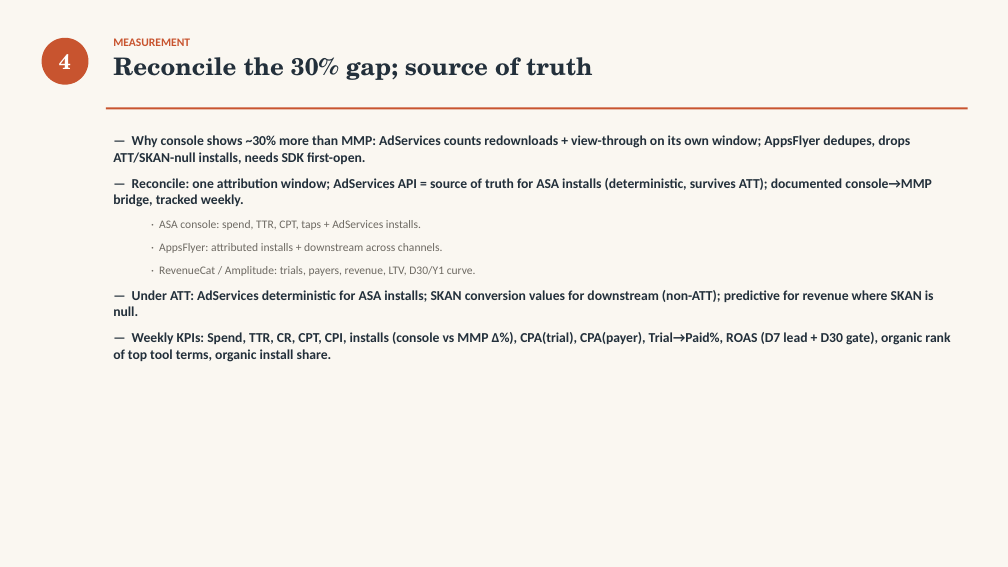
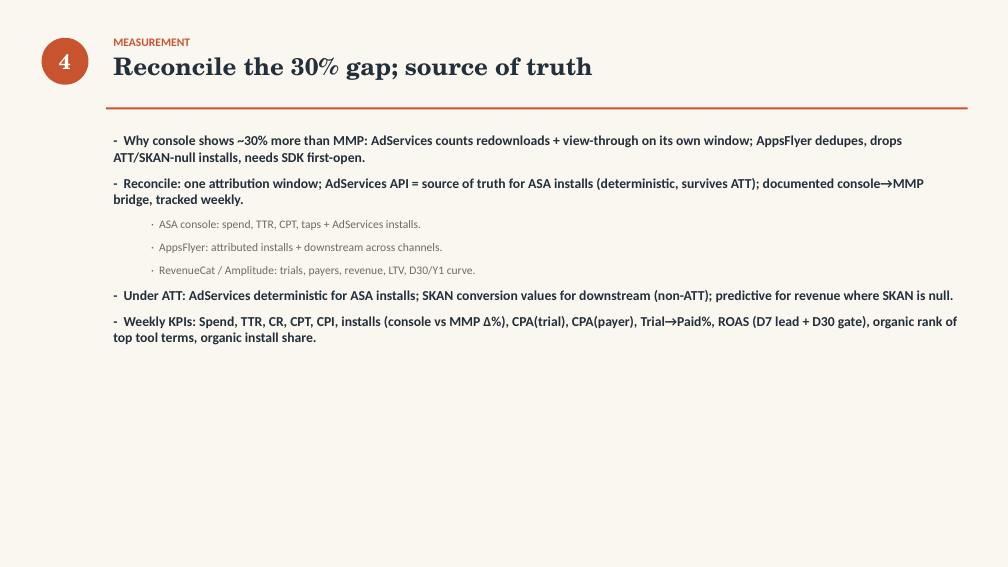
Before and after one commit to Xtrd-txt/asotraff, a slide deck: slide 8 of outputs/touchretouch-testtask/v2/TouchRetouch_Deck.pptx. Drawn at 1008x567 pixels with LibreOffice and Linux fonts; fonts in the diff are those of the drawing. Boxes give left, top, right and bottom in pixels: in the first picture for what was removed or moved away, otherwise in the second. Text is boxed around its words. In the diff, an @@ line names an element or a change of style, - is before the commit and + after.

```diff
--- a/outputs/touchretouch-testtask/v2/TouchRetouch_Deck.pptx
+++ b/outputs/touchretouch-testtask/v2/TouchRetouch_Deck.pptx
@@ text at (113, 135, 924, 207): text changed @@
-— Why console shows ~30% more than MMP: AdServices counts redownloads + view-through on its own window; AppsFlyer dedupes, drops ATT/SKAN-null installs, needs SDK first-open.
-— Reconcile: one attribution window; AdServices API = source of truth for ASA installs (deterministic, survives ATT); documented console→MMP bridge, tracked weekly.
+- Why console shows ~30% more than MMP: AdServices counts redownloads + view-through on its own window; AppsFlyer dedupes, drops ATT/SKAN-null installs, needs SDK first-open.
+- Reconcile: one attribution window; AdServices API = source of truth for ASA installs (deterministic, survives ATT); documented console→MMP bridge, tracked weekly.
@@ text at (113, 290, 958, 345): text changed @@
-— Under ATT: AdServices deterministic for ASA installs; SKAN conversion values for downstream (non-ATT); predictive for revenue where SKAN is null.
-— Weekly KPIs: Spend, TTR, CR, CPT, CPI, installs (console vs MMP Δ%), CPA(trial), CPA(payer), Trial→Paid%, ROAS (D7 lead + D30 gate), organic rank of top tool terms, organic install share.
+- Under ATT: AdServices deterministic for ASA installs; SKAN conversion values for downstream (non-ATT); predictive for revenue where SKAN is null.
+- Weekly KPIs: Spend, TTR, CR, CPT, CPI, installs (console vs MMP Δ%), CPA(trial), CPA(payer), Trial→Paid%, ROAS (D7 lead + D30 gate), organic rank of top tool terms, organic install share.
```
Also in this commit, not shown: 11 other slides changed, 3 other files.
